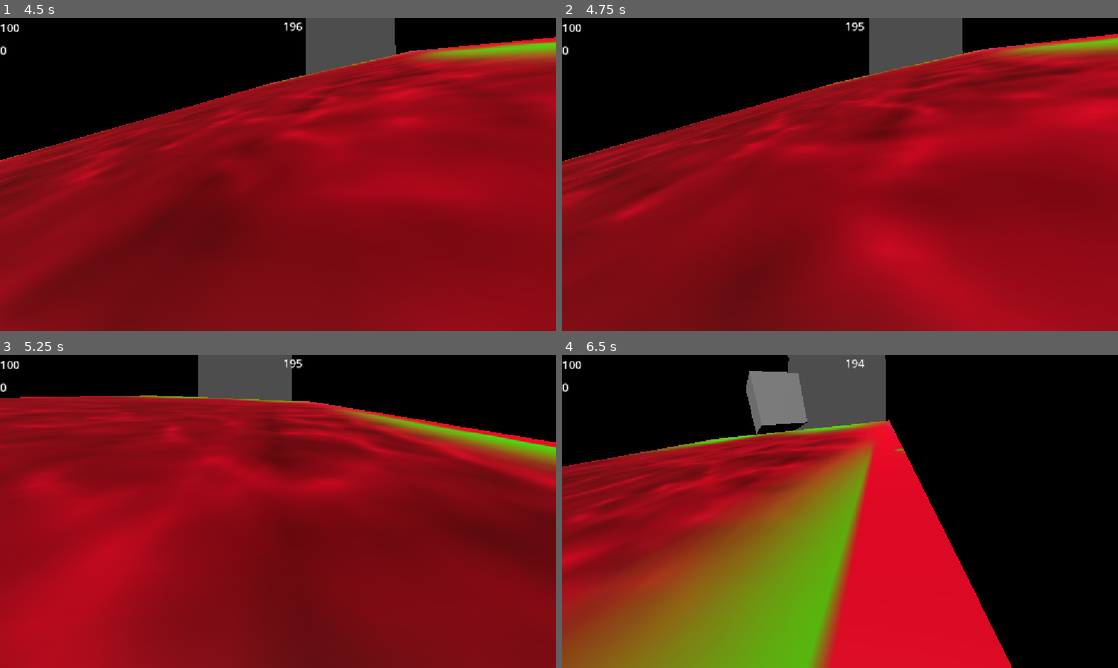
Above: before the commit, frames 1-4 (two rows, left to right).
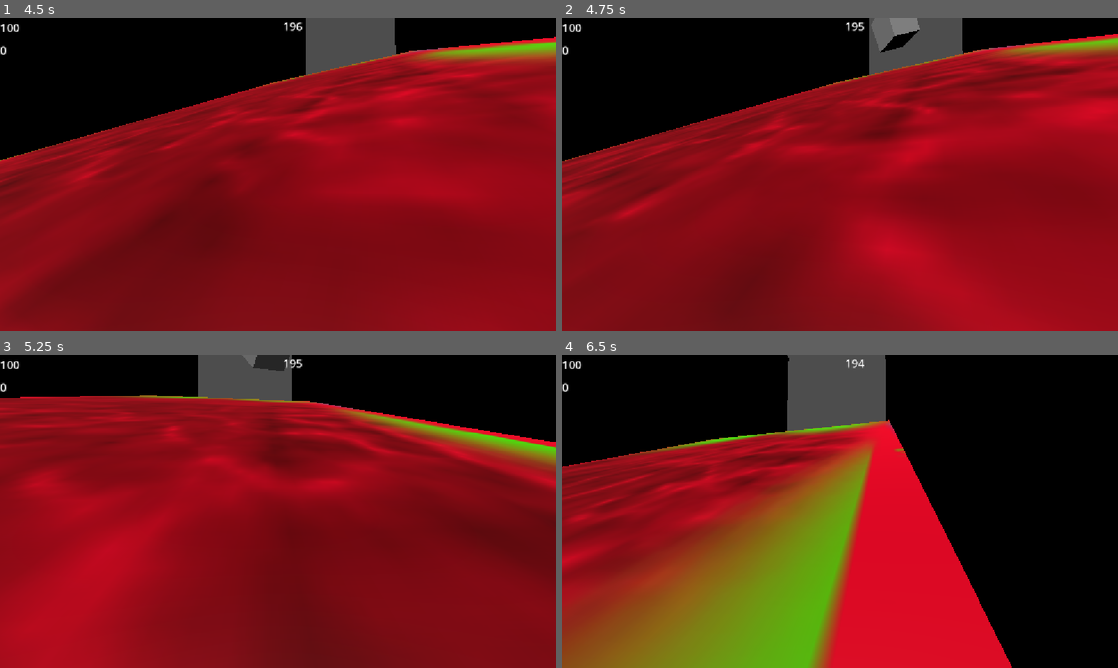
Above: after the commit, the same moments.

Repository: joeclarke9951/running-up-that-hill
Game: Godot game, scene res://Scenes/gameplay_scene.tscn
Same seed, same stepped clock (60 frames per second), same inputs: the game is played once before the commit and once after it.
Inputs (mouse positions are in pixels of both pictures, inside the frame that each line leads up to):
- Up to frame 1 (4.5 s): tap Enter at 0.5 s; move the mouse to (305, 174) at 0.52 s; hold Shift (sprint) 0.53-1.28 s; hold W (forward) from 0.53 s (still down); tap Space (jump) at 0.77, 1.52, 3.02, 3.77 s; move the mouse to (250, 174) at 1.27 s; tap Shift (sprint) at 1.35, 2.85, 4.35 s; move the mouse to (289, 168) at 2.02 s; hold Shift (sprint) 2.03-2.78 s; move the mouse to (272, 180) at 2.77 s; move the mouse to (316, 177) at 3.52 s; hold Shift (sprint) 3.53-4.28 s; tap ` (debug) at 4.15 s; move the mouse to (233, 171) at 4.27 s
- Up to frame 2 (4.75 s): keep holding W (forward); tap Space (jump) at 4.52 s
- Up to frame 3 (5.25 s): keep holding W (forward); move the mouse to (283, 511) at 5.02 s; hold Shift (sprint) from 5.03 s (still down)
- Up to frame 4 (6.5 s): move the mouse to (817, 505) at 5.77 s; release W (forward) at 5.78 s; release Shift (sprint) at 5.78 s; hold D (right) from 5.78 s (still down); tap Shift (sprint) at 5.85 s; tap Space (jump) at 6.02 s

Frame 1 is identical in both runs. In frame 2, 0.7% of the frame differs, in the area x 55-65%, y 0-12%; in frame 3, 0.3%; in frame 4, 1.7%, in the area x 33-45%, y 5-26%.

Commit message:
trash is launched downwards rather than dropped

Diff:
--- a/Scenes/trash_spawn.gd
+++ b/Scenes/trash_spawn.gd
@@ -1,13 +1,12 @@
 extends Node3D
 
-# preload the trash object(s)
-# write a function to spawn them in at the spawn position
 # eventually either make several spawns or a range of spawns
 	# different objects will have different dimensions, if you use a Range you'll need to account for sizes
 	# different Ranges that can each only spawn one object? and choose between them when it's time to spawn something?
 	# calculate the range dynamically before the object appears?
 
-var trash:Array[PackedScene] = [null]
+@export var launch_speed = -5000
+var trash:Array[PackedScene] = [null] # save each of the trash models here and pick one at random
 
 func _ready() -> void:
 	trash[0] = preload("res://PackedScenes/basic-trash-object.tscn")
@@ -17,7 +16,8 @@
 		spawn_trash(0)
 
 func spawn_trash(num:int):
-	var t:Node3D = trash[num].instantiate()
+	var t:RigidBody3D = trash[num].instantiate()
 	t.position = Vector3(0, 10, -5)
 	t.rotation = Vector3(randf(),randf(),randf())
 	add_child(t)
+	t.apply_impulse(Vector3(0,launch_speed,0))
